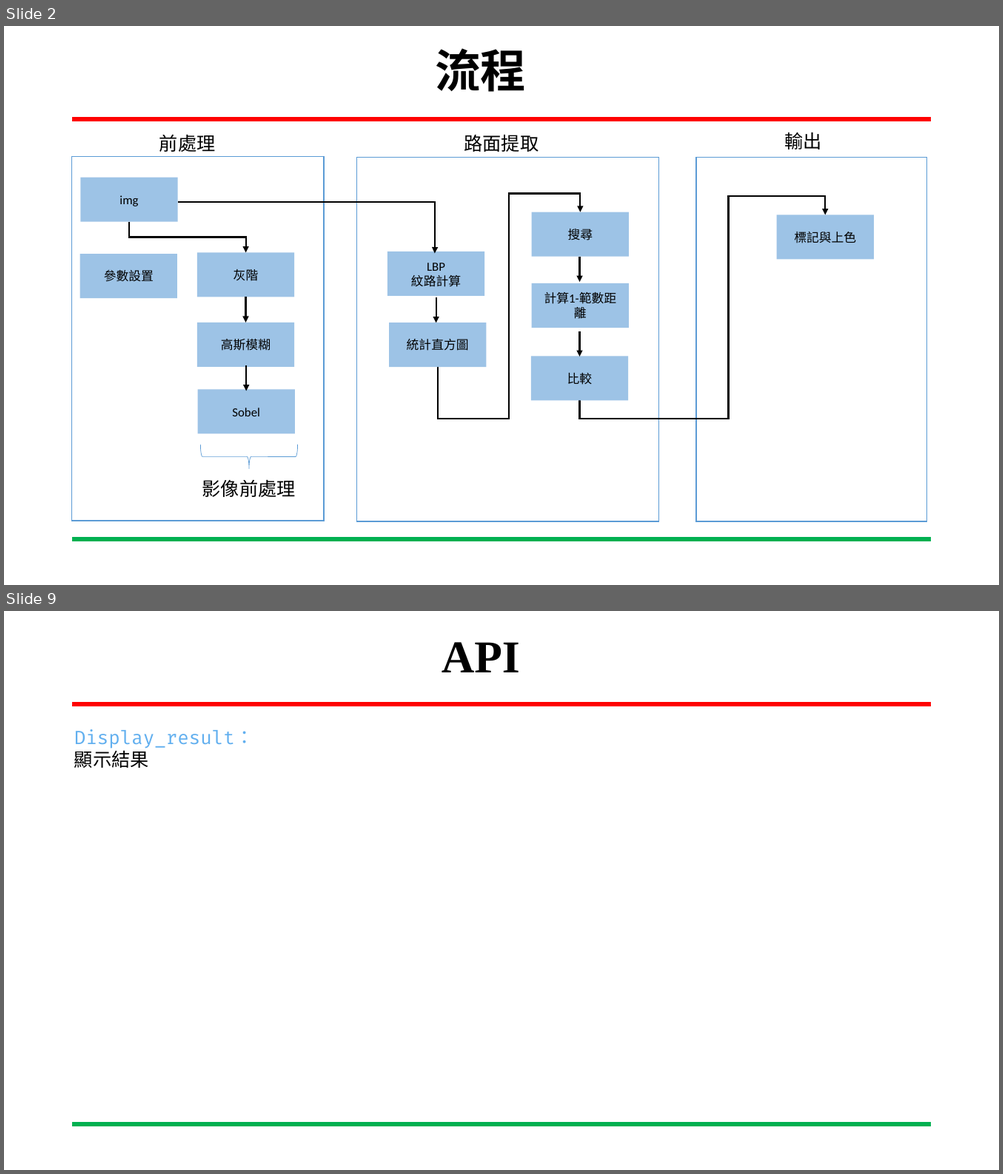
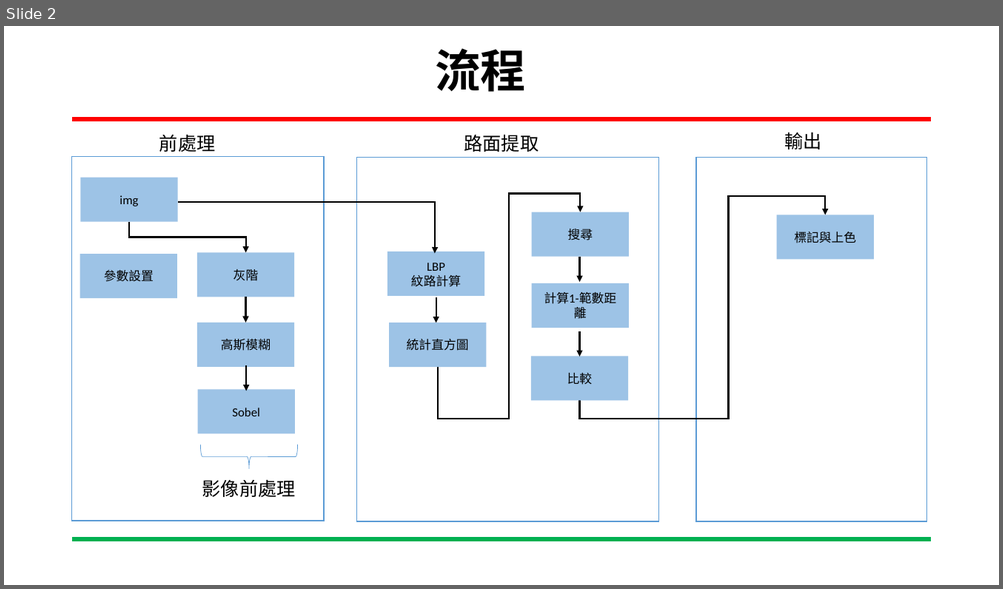
Before and after one commit to CCH147/113embedded-image, a slide deck: 嵌入式影像處理_1107.pptx. Shown one above the other, each under a label of ours: slides 2 and 9 before the commit, slide 2 after it; the slides between them are not shown. The pictures are 1003x1174 and 1003x589 pixels, drawn with LibreOffice and Linux fonts; fonts in the diff are those of the drawing; background and template pictures are left out. Boxes give left, top, right and bottom in pixels: in the first picture for what was removed or moved away, otherwise in the second. Text is boxed around its words. In the diff, an @@ line names an element or a change of style, - is before the commit and + after.

```diff
--- a/嵌入式影像處理_1107.pptx
+++ b/嵌入式影像處理_1107.pptx
@@ slide 9 removed at [4, 611, 999, 1170], background #FFFFFF; not listed: 2 template elements that a slide beside it also shows @@
@@ title removed at [441, 642, 520, 672] @@
-API
@@ text removed at [74, 729, 253, 768] @@
-Display_result：
-顯示結果
```
Also in this commit, not shown: 3 slides changed, 3 slides added, 3 other slides removed.
